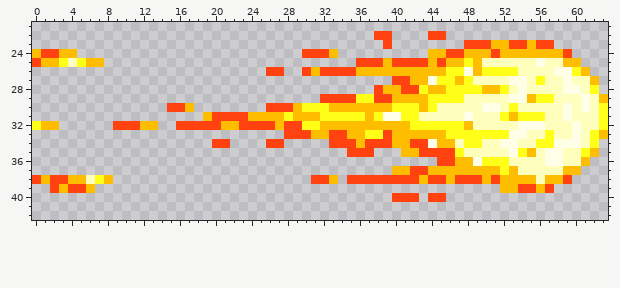
Edited in one commit: pixel-art sprite (Project Babel/Project Babel/data/spells/fireball.png). The picture above is the old version.
The file is 64x64 pixels. Shown: x 0..63, y 21..42.
New version:
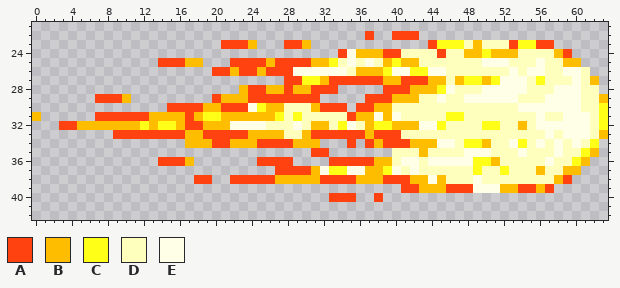
Palette (. is transparent): A #ff4210  B #ffbd00  C #ffff18  D #ffffbd  E #ffffe7
The edit:
Changed rows in their new state; - is an unchanged pixel.
first column x 0:
22 -------------------------------------A..AAA-..-----------------
23 ---------------------AAAB---AAB--------.----ACCCDBDDD-CC-------
24 .....-------------------------....AEBBBAADDDDADD--CB--DDDD-----
25 ........------AAABB---AAAABAAAABBCDEDED-CBBDDDDDDDEEE----------
26 --------------------AABAAB--AEEEEEED---CEECCEEDDDDDDDE-EE-D-ED-
27 ----------------------------AACCBAAAAAABB-AABBD--CBCE------DE--
28 -----------------------BAABBABBAAA----.AA-BB-CEDDDEEEE----E---D
29 -------AAAB---------ABBBAAAAAAAA.....A-----DDEDDEEEEE-DDDEEEED-
30 -----------------AABBAAAECBBDDDBAAA.AA--DDDDD-----DD-DEEEEE-ED-
31 B------AAAAAABBBBABCCBBB---CDCDDDDDAB-EB-DD---CCD---DDDDE---EE-
32 ...AABBBBBBBC-CCB--BB-EEEEDDDEDB-DCED-CC--BEE-DDD-CC--BD-EEE-E-
33 ---------AAAAAAAABBAAAAABBBBDDBAA--AABA-ADDDDDDDDDDDDDD--E-E-ED
34 -----------------BBB--BBBA--ABBB-..-.-B-AABBBEE---B-D-C-ED-D---
35 -------------------------------AA--...--DDDBDDDDEEE--DED-D-----
36 --------------AAAB-------AAAA----AAAAABBDEEDEEEEEC-BD-----D-C--
37 ---------------------------AAAABECCEEBBCEDEDDDDDDCDD-D--B------
38 .........---------AA--AAAAABBBBB-AA-BBB---B-EBDDDEDDDDDD-D-----
39 --.....----------------------------------AABBBAAAEEE-----------
40 ---------------------------------AAA--A-...-..-----------------
Where, in picture pixels (left, top, right, bottom), the same in both pictures:
changed: (32, 31, 599, 202)
